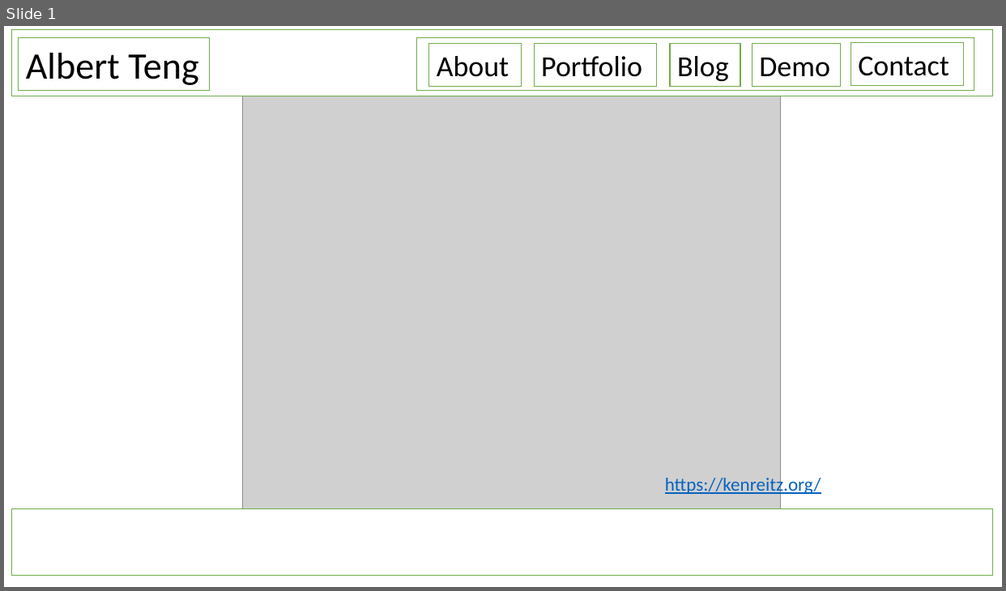
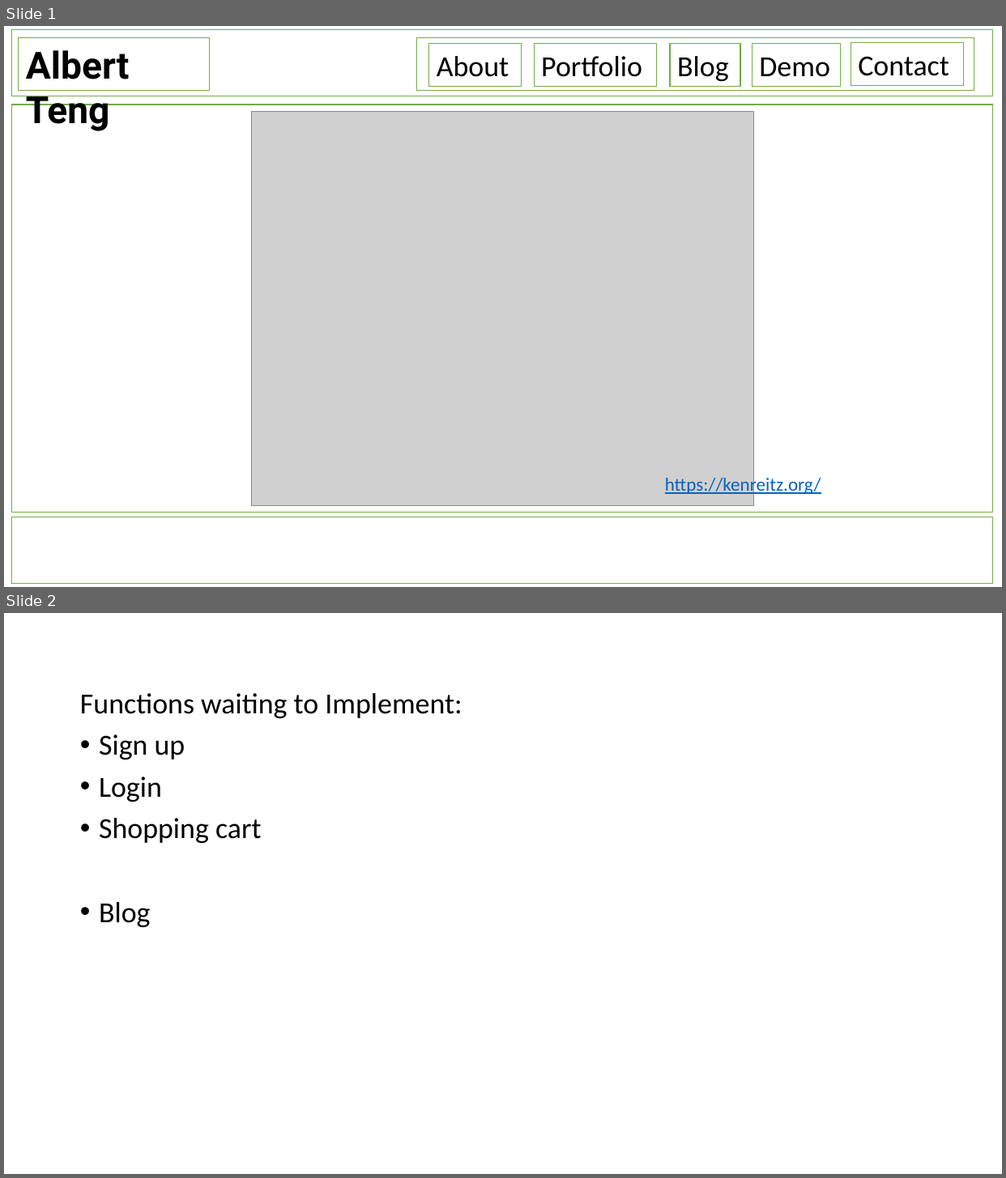
Before and after one commit to adelberteng/personal_website, a slide deck: doc/page design.pptx. Shown one above the other, each under a label of ours: slide 1 before the commit, slides 1 and 2 after it. The pictures are 1006x591 and 1006x1178 pixels, drawn with LibreOffice and Linux fonts; fonts in the diff are those of the drawing; grey boxes stand for pictures. Boxes give left, top, right and bottom in pixels: in the first picture for what was removed or moved away, otherwise in the second. Text is boxed around its words. In the diff, an @@ line names an element or a change of style, - is before the commit and + after.

```diff
--- a/doc/page design.pptx
+++ b/doc/page design.pptx
@@ slide 2 added at [4, 613, 1002, 1174], background #FFFFFF @@
@@ text added at [80, 693, 462, 927], 28 pt, text #000000 @@
+Functions waiting to Implement:
+• Sign up
+• Login
+• Shopping cart
+• Blog
@@ slide 1 changed as well @@
@@ rectangle "Albert Teng" at [19, 38, 210, 91]: font Calibri to Roboto, bold on @@
@@ rectangle added at [11, 105, 992, 513], fill #FFFFFF, outline #70AD47 1 pt @@
@@ picture: place and size @@
-picture at [242, 92, 780, 515]
+picture at [252, 111, 755, 506]
@@ rectangle: place and size @@
-rectangle at [11, 510, 992, 576]
+rectangle at [11, 518, 992, 584]
```
Also in this commit, not shown: 1 other slide changed, 7 other files.
